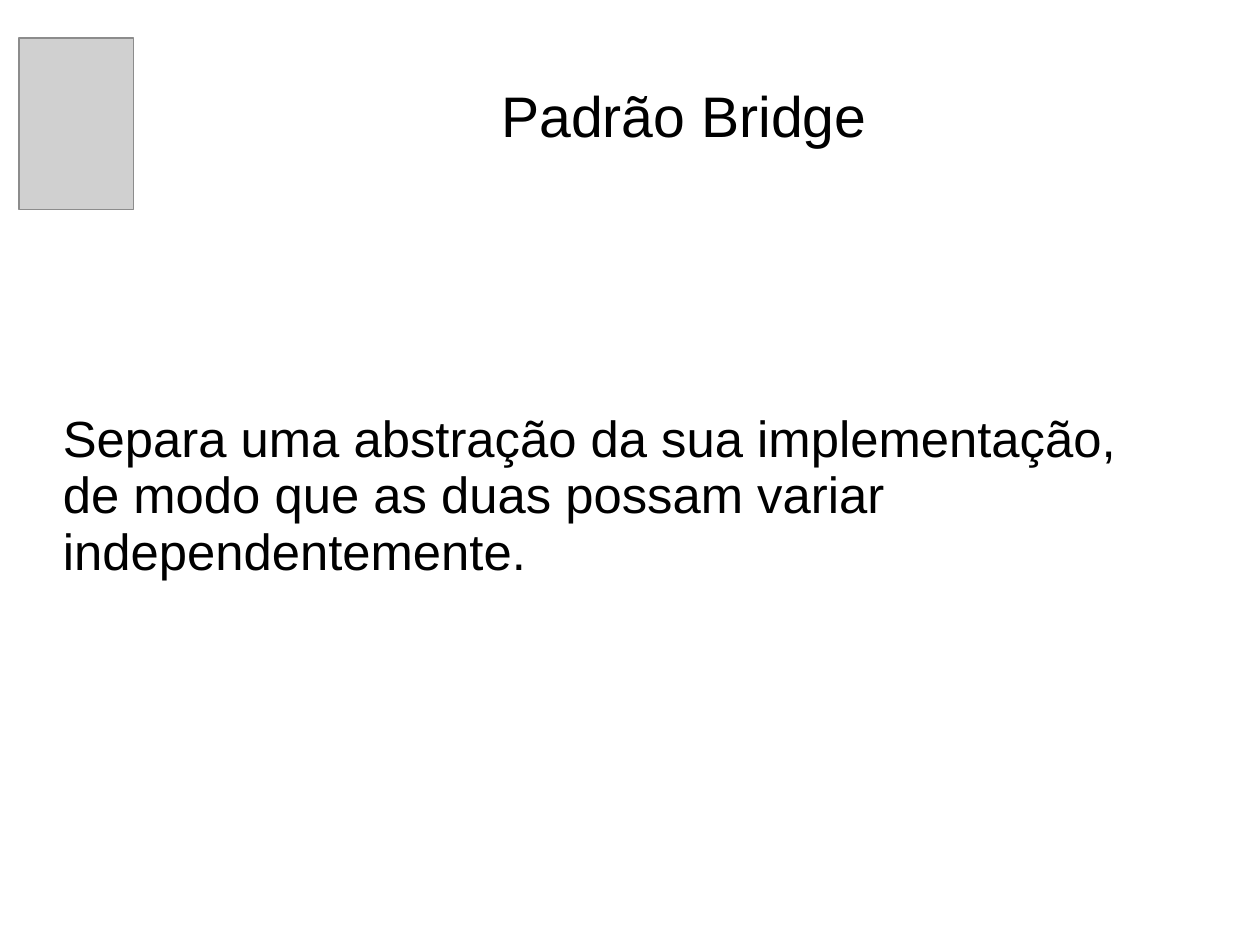
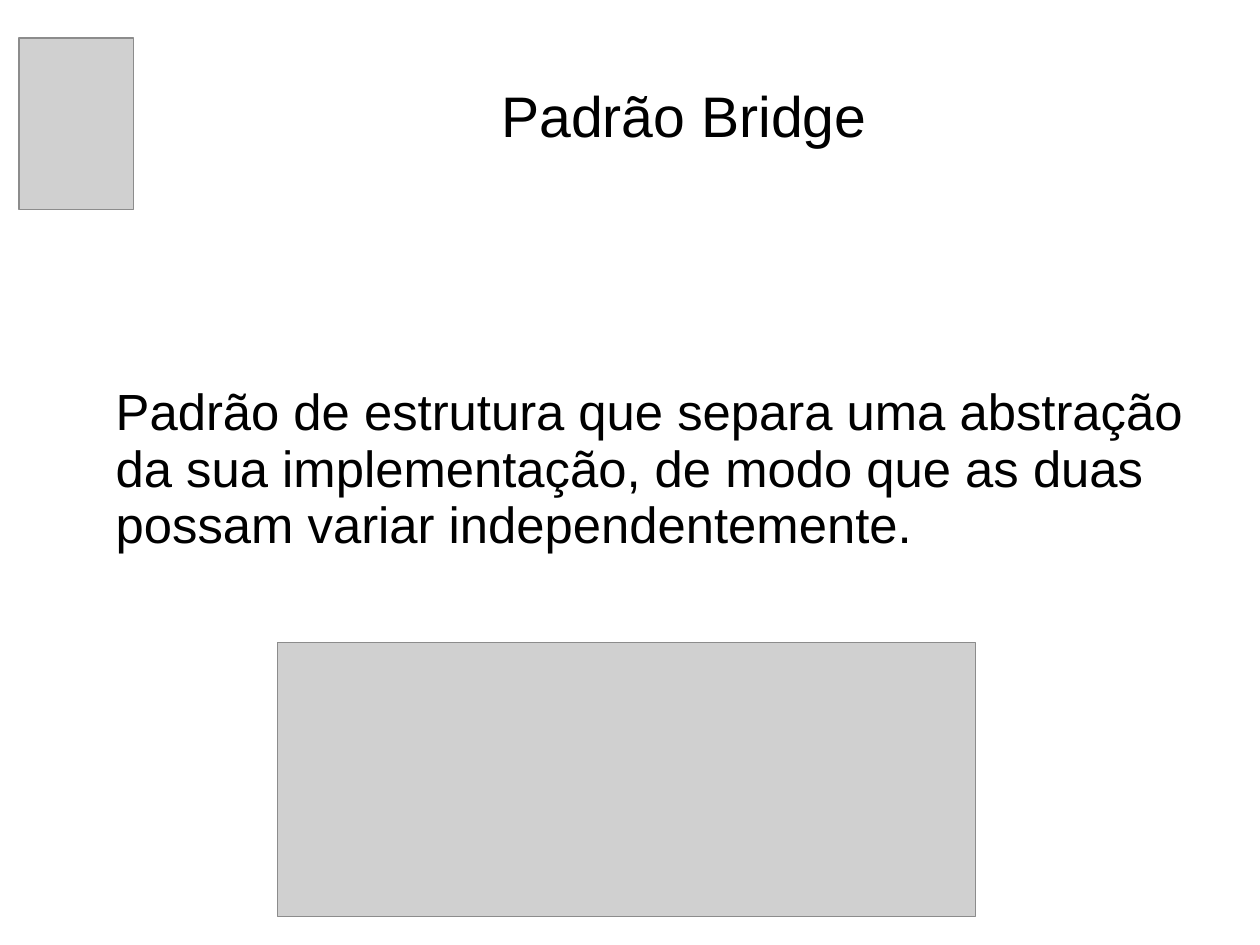
Before and after one commit to andrePfeiffer/Padroes, a slide deck: slide 2 of arquivos/Apresentação PSI.ppt. Drawn at 1260x945 pixels with LibreOffice and Linux fonts; fonts in the diff are those of the drawing; grey boxes stand for pictures; background and template pictures are left out. Boxes give left, top, right and bottom in pixels: in the first picture for what was removed or moved away, otherwise in the second. Text is boxed around its words. In the diff, an @@ line names an element or a change of style, - is before the commit and + after.

```diff
--- a/arquivos/Apresentação PSI.ppt
+++ b/arquivos/Apresentação PSI.ppt
@@ subtitle at [116, 393, 1183, 554]: text changed @@
-Separa uma abstração da sua implementação,
-de modo que as duas possam variar independentemente.
+Padrão de estrutura que separa uma abstração
+da sua implementação, de modo que as duas
+possam variar independentemente.
@@ picture added at [278, 643, 975, 917] @@
```
Also in this commit, not shown: 9 other slides changed, 2 slides added, 4 other files.
